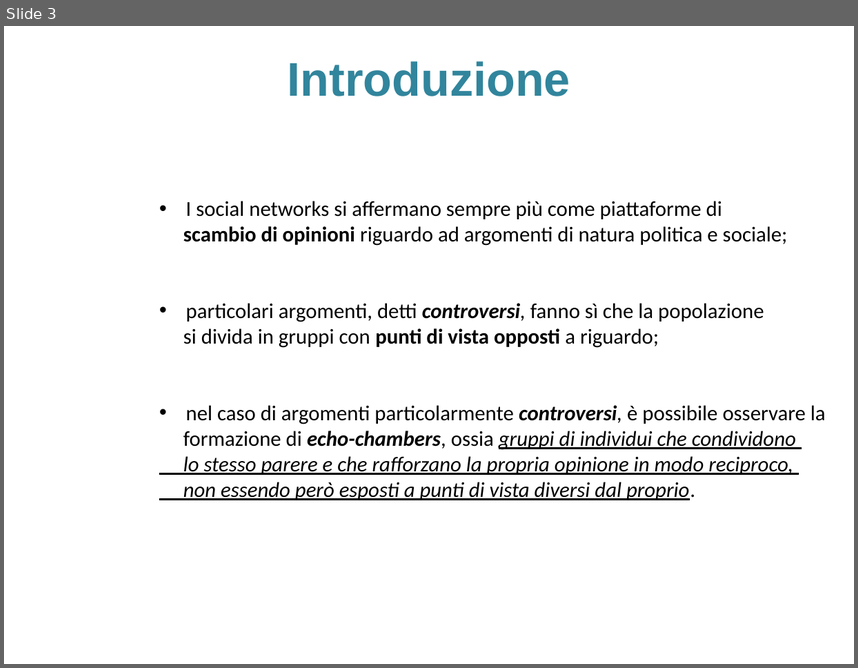
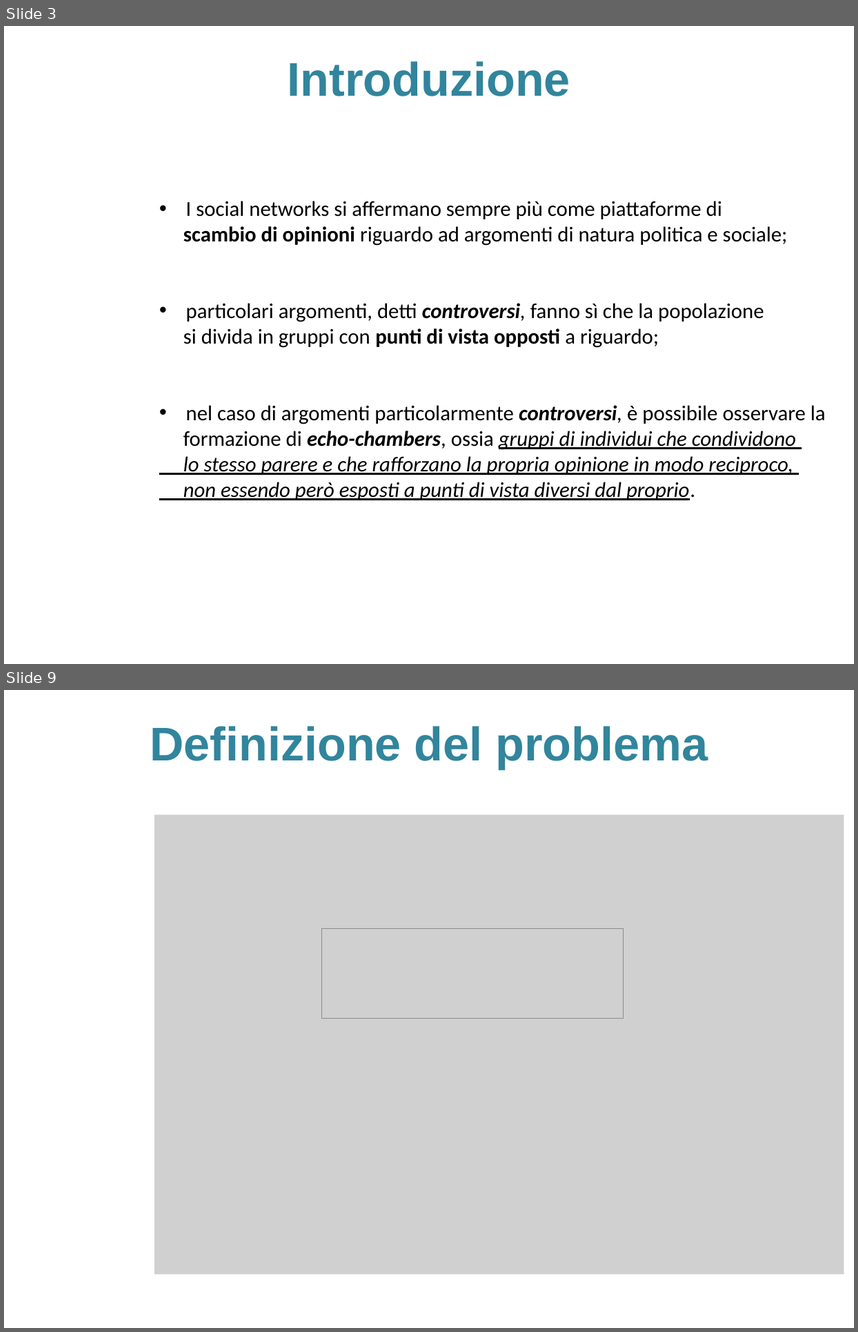
Before and after one commit to sidious1991/TesiLatex, a slide deck: PRESENTAZIONE_TESI/presentazione_agostini_stefano.pptx. Shown one above the other, each under a label of ours: slide 3 before the commit, slides 3 and 9 after it; the slides between them are not shown. The pictures are 858x668 and 858x1332 pixels, drawn with LibreOffice and Linux fonts; fonts in the diff are those of the drawing; grey boxes stand for pictures; background and template pictures are left out. Boxes give left, top, right and bottom in pixels: in the first picture for what was removed or moved away, otherwise in the second. Text is boxed around its words. In the diff, an @@ line names an element or a change of style, - is before the commit and + after.

```diff
--- a/PRESENTAZIONE_TESI/presentazione_agostini_stefano.pptx
+++ b/PRESENTAZIONE_TESI/presentazione_agostini_stefano.pptx
@@ slide 9 added at <box>4,690,854,1328</box>, background picture (left out) @@
@@ title added at <box>150,726,708,769</box>, 40 pt, text #31859C, bold @@
+Definizione del problema
@@ picture added at <box>154,815,844,1274</box> @@
@@ picture added at <box>322,929,623,1018</box> @@
```
Also in this commit, not shown: 3 slides changed, 5 other slides added, 1 other file.
